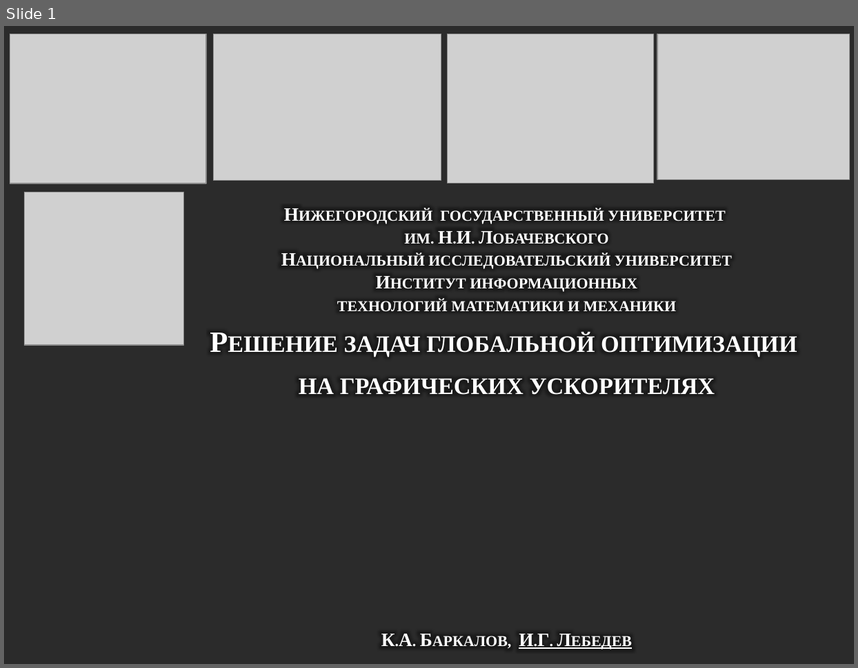
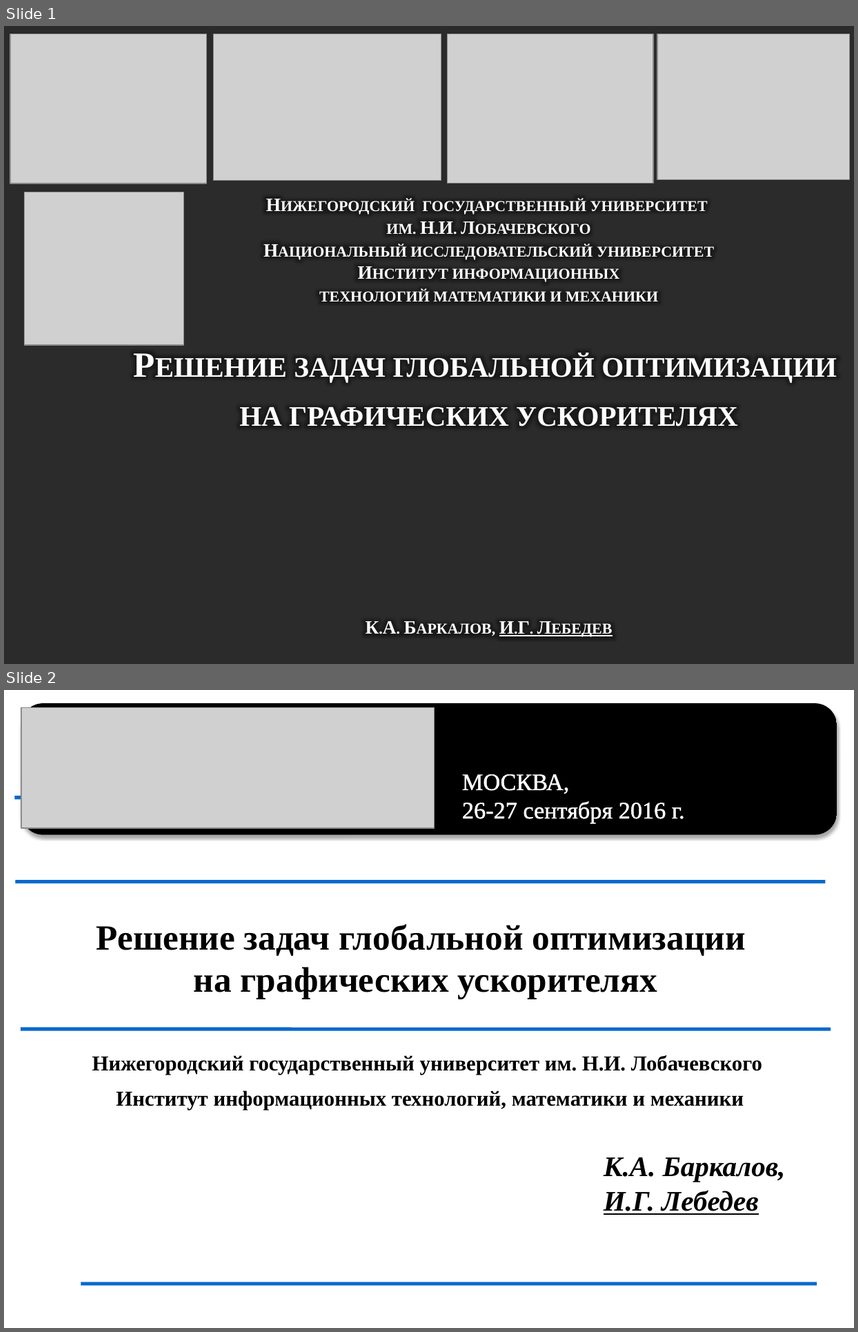
Before and after one commit to kabarkalov/GlobOptPapers, a slide deck: 2016/RSD/RSD_Lebedev.pptx. Shown one above the other, each under a label of ours: slide 1 before the commit, slides 1 and 2 after it. The pictures are 858x668 and 858x1332 pixels, drawn with LibreOffice and Linux fonts; fonts in the diff are those of the drawing; grey boxes stand for pictures; background and template pictures are left out; a plain dark background stands for a picture behind light text. Boxes give left, top, right and bottom in pixels: in the first picture for what was removed or moved away, otherwise in the second. Text is boxed around its words. In the diff, an @@ line names an element or a change of style, - is before the commit and + after.

```diff
--- a/2016/RSD/RSD_Lebedev.pptx
+++ b/2016/RSD/RSD_Lebedev.pptx
@@ slide 2 added at (4, 690, 854, 1328), background #FFFFFF @@
@@ rounded rectangle added at (21, 704, 837, 836), fill #000000 @@
@@ picture added at (21, 708, 434, 829) @@
@@ text added at (462, 774, 685, 823), 20 pt, text #FFFFFF @@
+МОСКВА,
+26-27 сентября 2016 г.
@@ line added from (14, 797) to (818, 797), #0969CD 3 pt @@
@@ line added from (15, 881) to (825, 881), #0969CD 3 pt @@
@@ text added at (96, 924, 745, 999), 30 pt, text #000000, bold @@
+Решение задач глобальной оптимизации
+на графических ускорителях
@@ line added from (21, 1029) to (831, 1029), #0969CD 3 pt @@
@@ text added at (92, 1055, 762, 1110), 18 pt, text #000000, bold @@
+Нижегородский государственный университет им. Н.И. Лобачевского
+Институт информационных технологий, математики и механики
@@ text added at (604, 1157, 786, 1214), 24 pt, text #000000, bold, italic @@
+К.А. Баркалов, И.Г. Лебедев
@@ line added from (81, 1283) to (817, 1283), #0969CD 3 pt @@
@@ slide 1 changed as well @@
@@ text "Нижегородский государственный университет им. Н.И. ...": place and size @@
-text "Нижегородский государственный университет им. Н.И. ..." at (299, 209, 797, 648)
+text "Нижегородский государственный университет им. Н.И. ..." at (239, 199, 837, 637)
@@ text at (239, 354, 837, 426): size 25 to 30 pt in "Решение задач глобальной оптимизации", "на графических ускорителях" @@
```
Also in this commit, not shown: 17 other slides changed, 3 other slides added.
